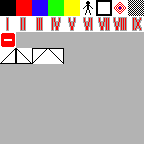
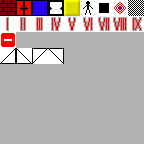
The second 144 x 144 image is a revision of the first. Changes to its layers:
painted on "Hintergrund" over [0, 0, 112, 16]
